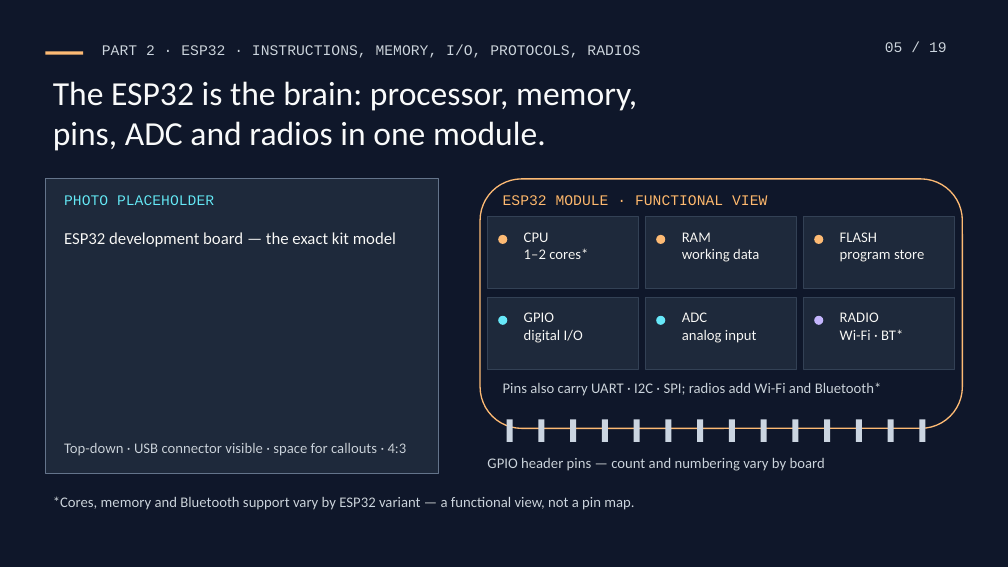
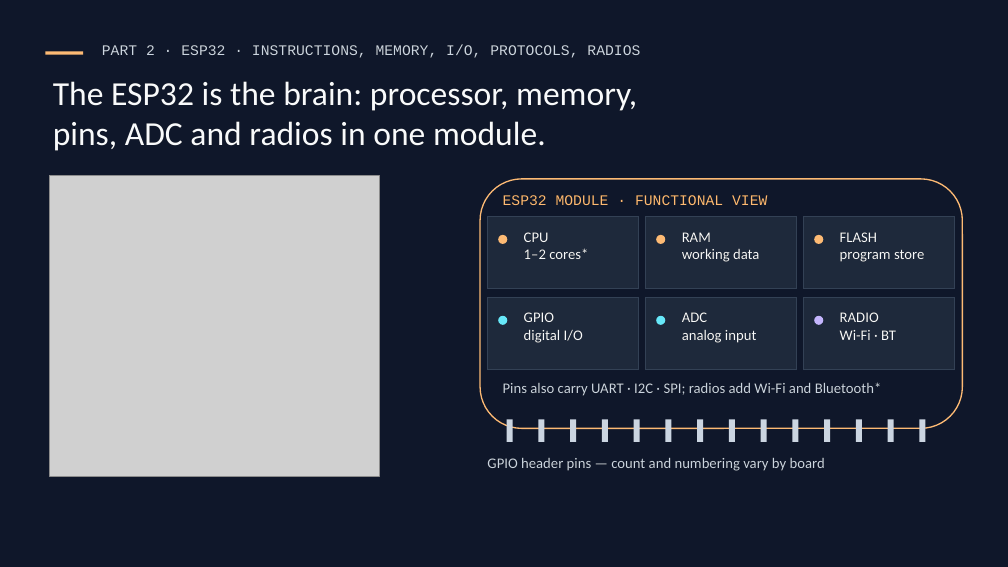
Before and after one commit to kaifshaheemj/iot-workshop, a slide deck: slide 5 of presentations/From-Sensors-to-Smart-Systems.pptx. Drawn at 1008x567 pixels with LibreOffice and Linux fonts; fonts in the diff are those of the drawing; grey boxes stand for pictures. Boxes give left, top, right and bottom in pixels: in the first picture for what was removed or moved away, otherwise in the second. Text is boxed around its words. In the diff, an @@ line names an element or a change of style, - is before the commit and + after.

```diff
--- a/presentations/From-Sensors-to-Smart-Systems.pptx
+++ b/presentations/From-Sensors-to-Smart-Systems.pptx
@@ text removed at [885, 42, 947, 52] @@
-05 / 19
@@ rectangle removed at [45, 179, 439, 474] @@
@@ picture added at [50, 176, 380, 476] @@
@@ text removed at [64, 195, 214, 205] @@
-PHOTO PLACEHOLDER
@@ text removed at [64, 232, 396, 247] @@
-ESP32 development board — the exact kit model
@@ text at [840, 330, 896, 340]: text changed @@
-Wi-Fi · BT*
+Wi-Fi · BT
@@ text removed at [64, 443, 407, 456] @@
-Top-down · USB connector visible · space for callouts · 4:3
@@ text removed at [53, 496, 634, 510] @@
-*Cores, memory and Bluetooth support vary by ESP32 variant — a functional view, not a pin map.
```
Also in this commit, not shown: 17 other slides changed, 1 slide added, 2 slides removed, 6 other files.
